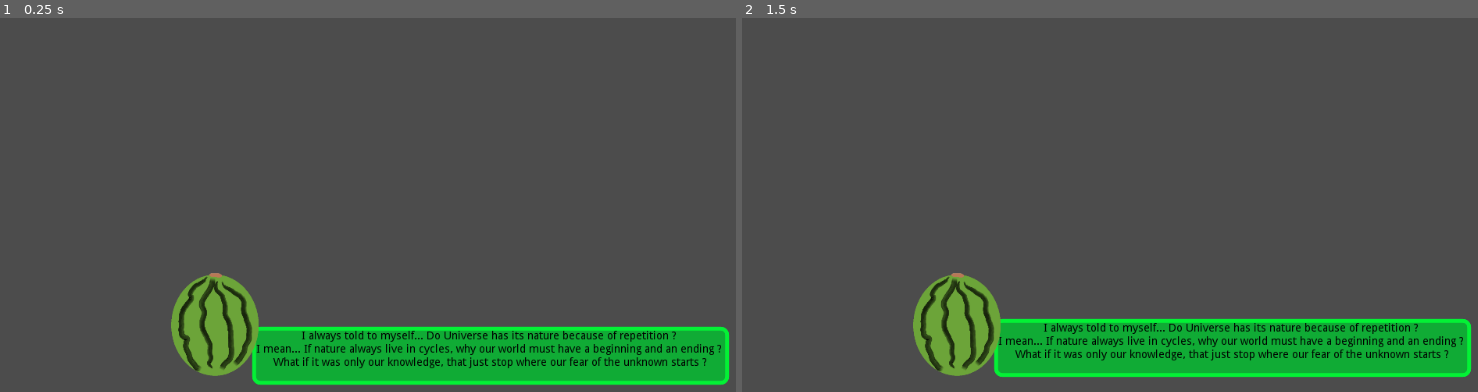
Above: before the commit, frames 1-2 (left to right).
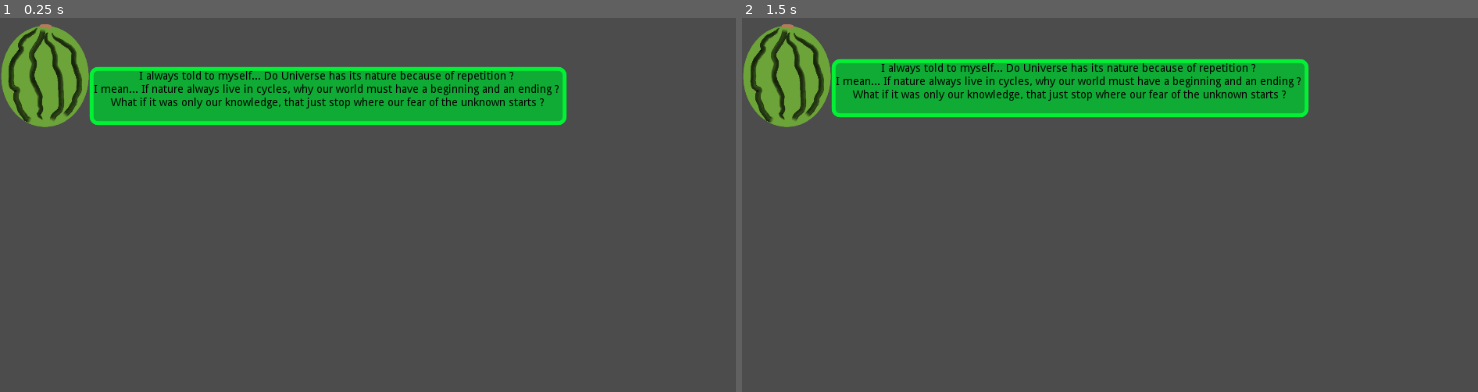
Above: after the commit, the same moments.

Repository: slavi010/ludumdare-47
Game: Godot game, scene res://UI/Introduction.tscn
Two runs of this game, one before a commit and one after it. Both use one fixed random seed, a clock stepped at 60 frames per second and the inputs below. This scene is started directly instead of the project's main scene.
Inputs:
- Up to frame 1 (0.25 s): no input
- Up to frame 2 (1.5 s): tap Enter at 0.5 s; hold Right 0.53-1.28 s; tap Space at 1.25 s; hold Down (ui_down) from 1.28 s (still down)

The runs differ from the first frame. In frame 1, 25% of the frame differs, in the area x 0-100%, y 1-99%; in frame 2, 25%.

Commit message:
Ajouté scène Introduction à Main

Diff:
--- a/src/Main.tscn
+++ b/src/Main.tscn
@@ -1,16 +1,15 @@
-[gd_scene load_steps=6 format=2]
+[gd_scene load_steps=5 format=2]
 
 [ext_resource path="res://Main.gd" type="Script" id=1]
 [ext_resource path="res://Player/Dodo.tscn" type="PackedScene" id=2]
 [ext_resource path="res://Map/Ligne/Grille.tscn" type="PackedScene" id=3]
-[ext_resource path="res://Music/beat_ext.wav" type="AudioStream" id=4]
-[ext_resource path="res://Music/BeatExt.gd" type="Script" id=5]
+[ext_resource path="res://UI/Introduction.tscn" type="PackedScene" id=4]
 
 [node name="Main" type="Node"]
 script = ExtResource( 1 )
 
 [node name="Dodo" parent="." instance=ExtResource( 2 )]
-position = Vector2( 508.623, 168.58 )
+position = Vector2( 499.704, 168.58 )
 
 [node name="Rythme" type="Timer" parent="."]
 wait_time = 0.355
@@ -20,6 +19,6 @@
 position = Vector2( 3.5636, 137.004 )
 
 [node name="BeatExt" type="AudioStreamPlayer" parent="."]
-stream = ExtResource( 4 )
-script = ExtResource( 5 )
+
+[node name="Introduction" parent="." instance=ExtResource( 4 )]
 [connection signal="sp" from="Dodo" to="." method="sp_charge"]
--- a/src/UI/Introduction.tscn
+++ b/src/UI/Introduction.tscn
@@ -31,14 +31,10 @@
 script = ExtResource( 1 )
 
 [node name="PastqText" type="Label" parent="."]
-anchor_left = 0.5
-anchor_top = 1.0
-anchor_right = 0.5
-anchor_bottom = 1.0
-margin_left = -189.0
-margin_top = -204.0
-margin_right = 421.0
-margin_bottom = -130.0
+margin_left = 114.796
+margin_top = 62.7375
+margin_right = 724.796
+margin_bottom = 136.737
 custom_styles/normal = SubResource( 1 )
 custom_colors/font_color = Color( 0, 0, 0, 1 )
 text = "I always told to myself... Do Universe has its nature because of repetition ?
@@ -54,12 +50,9 @@
 
 [node name="Pastq" type="KinematicBody2D" parent="."]
 z_index = 2
-__meta__ = {
-"_edit_group_": true
-}
 
 [node name="AnimatedSprite" type="AnimatedSprite" parent="Pastq"]
-position = Vector2( 242.758, 391.61 )
+position = Vector2( 25.179, 72.5837 )
 scale = Vector2( 0.3, 0.3 )
 frames = SubResource( 2 )
 [connection signal="focus_entered" from="PastqText" to="." method="_on_PastqText_focus_entered"]
